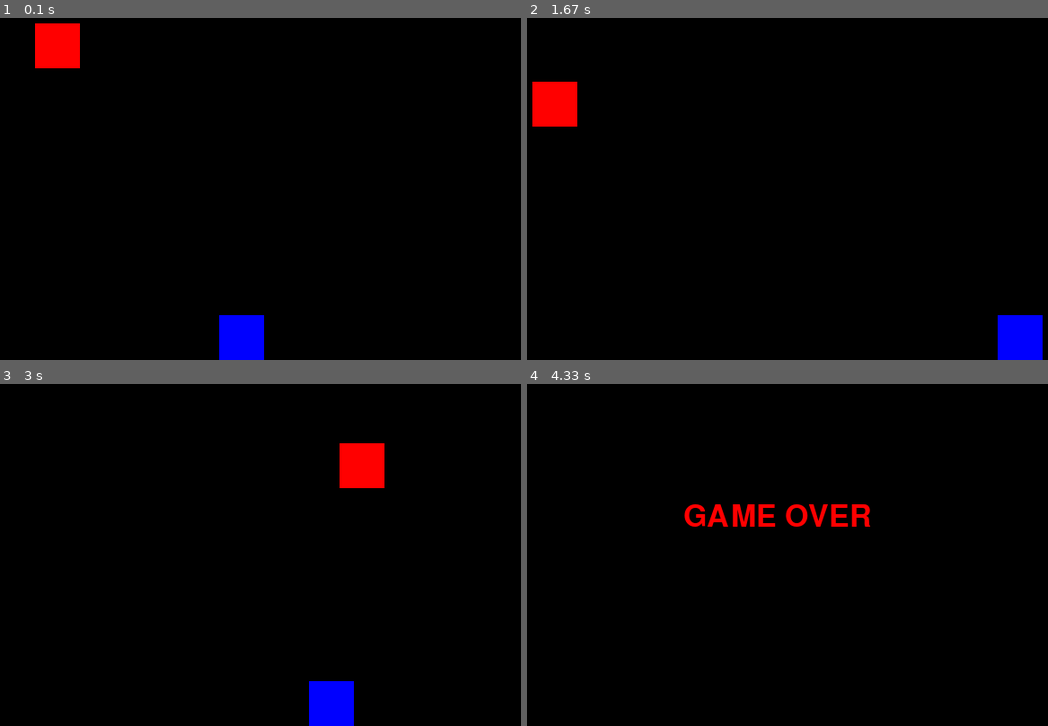
Above: before the commit, frames 1-4 (two rows, left to right).
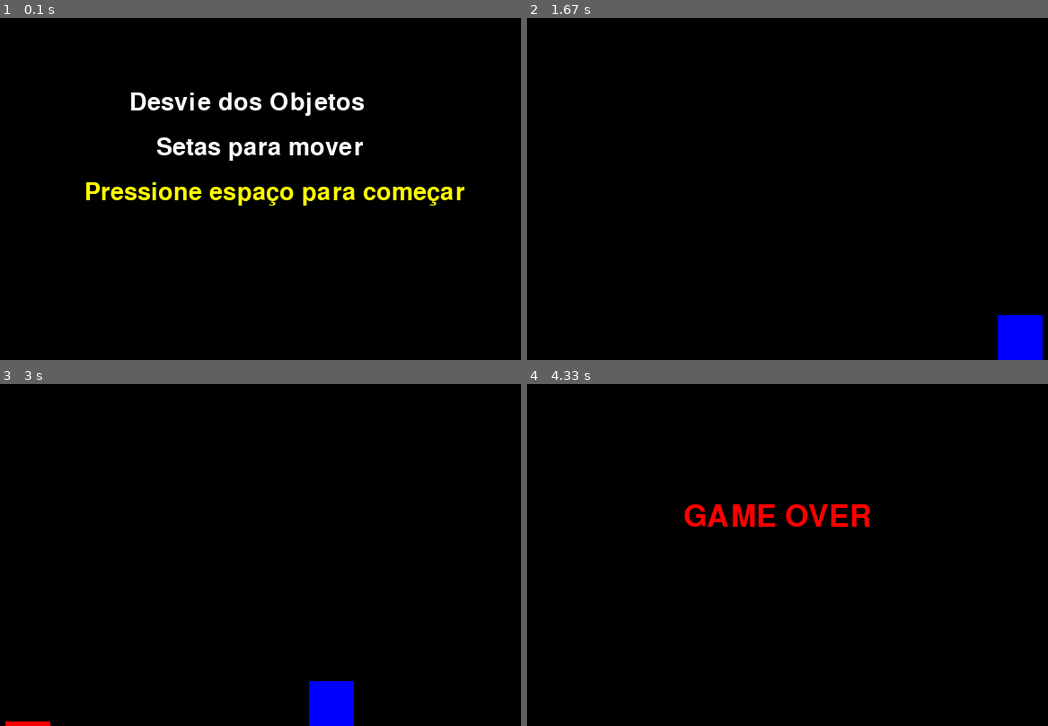
Above: after the commit, the same moments.

Repository: Le-dev24/trabalhoPygame
Game: pygame game, started from main.py
Same seed, same stepped clock (60 frames per second), same inputs: the game is played once before the commit and once after it.
Inputs:
- Up to frame 1 (0.1 s): no input
- Up to frame 2 (1.67 s): tap Space at 0.33, 0.73, 1.03, 1.23, 1.53 s; hold Right 0.67-1.13 s; hold Right 1.17-1.63 s
- Up to frame 3 (3 s): hold Left 1.67-2.2 s; tap Space at 1.73, 2.03, 2.3, 2.6, 2.73 s; hold Left 2.23-2.63 s; hold Right from 2.67 s (still down)
- Up to frame 4 (4.33 s): tap Space at 3.03, 3.4, 3.7, 3.9, 4.2 s; release Right at 3.3 s; hold Left 3.33-3.8 s; hold Right 3.83-4.3 s

The runs differ from the first frame. In frame 1, 6.1% of the frame differs, in the area x 6-90%, y 1-100%; in frame 2, 1.1%; in frame 3, 1.2%; in frame 4, nothing differs.

Commit message:
criação da classe menu e implementada no game.py

Diff:
--- a/code/game.py
+++ b/code/game.py
@@ -2,6 +2,7 @@
 
 from code.player import Player
 from code.objeto import Objeto
+from code.menu import Menu
 
 class Game:
     def __init__(self):
@@ -20,11 +21,15 @@
         self.rodando = True
 
         # estado do jogo
-        self.estado = 'Jogando'
+        self.estado = 'jogando'
 
         # objetos do jogo
         self.player = Player(250, 350)
         self.objeto = Objeto()
+
+        # menu
+        self.estado = 'menu'
+        self.menu = Menu(self.tela)
 
     def run(self):
         while self.rodando:
@@ -34,8 +39,22 @@
                 if evento.type == pygame.QUIT:
                     self.rodando = False
 
+                if evento.type == pygame.KEYDOWN:
+                    if self.estado == 'menu' and evento.key == pygame.K_SPACE:
+                        self.estado = 'jogando'
+
+                    if self.estado == 'game_over' and evento.key == pygame.K_r:
+                        self.estado = 'jogando'
+
+            # menu
+
+            if self.estado == 'menu':
+                self.menu.desenhar()
+                pygame.display.update()
+
+
             # estado: jogando
-            if self.estado == 'Jogando':
+            if self.estado == 'jogando':
                 teclas = pygame.key.get_pressed()
                 self.player.mover(teclas)
 
--- a/code/menu.py
+++ b/code/menu.py
@@ -0,0 +1,17 @@
+import pygame
+
+class Menu:
+    def __init__(self, tela):
+        self.tela = tela
+        self.fonte = pygame.font.SysFont(None, 40)
+
+    def desenhar(self):
+        self.tela.fill((0, 0, 0))
+
+        titulo = self.fonte.render('Desvie dos Objetos', True, (255, 255, 255))
+        instrucao = self.fonte.render('Setas para mover', True, (255, 255, 255))
+        iniciar = self.fonte.render('Pressione espaço para começar', True, (255, 255, 0))
+
+        self.tela.blit(titulo, (150, 100))
+        self.tela.blit(instrucao, (180, 150))
+        self.tela.blit(iniciar, (100, 200))
